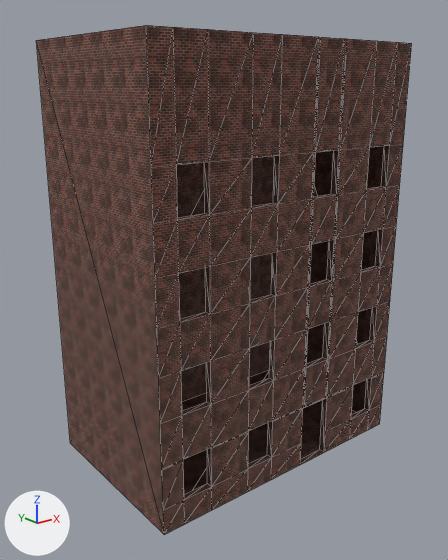
One commit to the OBJ model resources/blender/zombie_street/Street_BlockL4.obj: the scene before it, then after it.
Before and after are seen from a 50 mm lens placed at (-14.68, -14.5, 13.54), pointed at (-0.23, 3.56, 6.31). Arrows for +X, +Y and +Z are at lower left; the lights stay in place. The older version comes first. Mesh edges are drawn as thin lines. Where no turn or scale is listed for an object, it has been applied to the vertices.

Objects in the first picture: 'Street_BlockL4'.
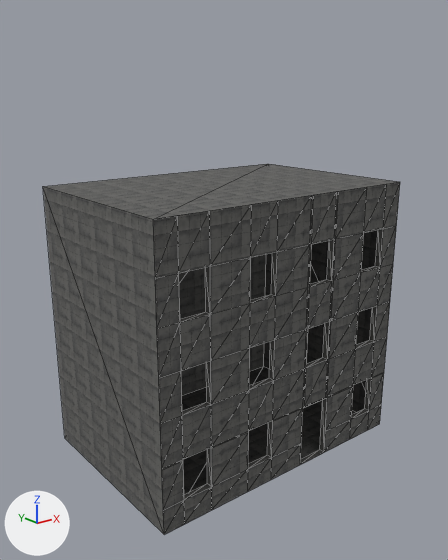
Location of each change, (x1, y1, x2, y2) in pixels of the pictures (448 x 560 px):
```json
{"object": "Street_BlockL4", "change": "reshaped", "before": [36, 25, 412, 534], "after": [43, 164, 400, 534], "on screen": "27% shorter"}
{"part": 1, "of": "me_street_blockl4", "change": "cut back", "before": [36, 25, 412, 534], "after": [43, 164, 400, 534]}
{"part": 2, "of": "me_street_blockl4", "change": "surface changed", "before": [182, 370, 355, 494], "after": [182, 370, 355, 494]}
{"part": 3, "of": "me_street_blockl4", "change": "recoloured", "before": [155, 226, 396, 534], "after": [155, 226, 396, 534]}
```

Scene script edits in JSON lines:
```json
{"op": "add", "block": "img_concretewall_png", "code": ["img_concretewall_png = load_image('ConcreteWall.png', 'ConcreteWall.png', 1024, 1024, 'sRGB')"]}
{"op": "add", "block": "mat_wallconcrete", "code": ["mat_wallconcrete = principled_material('WallConcrete')", "mat_wallconcrete.texture = img_concretewall_png", "mat_wallconcrete.roughness = 0.92"]}
{"block": "me_street_blockl4", "where": "# used by ob_street_blockl4; location = (0.0, 0.0, 0.0)"}
{"op": "remove", "block": "me_street_blockl4", "code": "me_street_blockl4.from_pydata(...)  # 210 vertices, 332 faces; spans x -5.6..5.6, y 0.0..7.0, z -0.5..15.0"}
{"op": "add", "block": "me_street_blockl4", "code": "me_street_blockl4.from_pydata(...)  # 170 vertices, 264 faces; spans x -5.6..5.6, y 0.0..7.5, z -0.5..10.0"}
{"block": "me_street_blockl4", "change": "me_street_blockl4 part 1"}
{"block": "me_street_blockl4", "change": "54 vertices are removed from x -5.6..5.6, y 0.0..7.0, z 9.9..15.0"}
{"block": "me_street_blockl4", "change": "98 faces are deleted"}
{"block": "me_street_blockl4", "change": "2 vertices move from x -5.6..5.6, y 7.0, z -0.5 to x -5.6..5.6, y 7.5, z -0.5"}
{"block": "me_street_blockl4", "change": "2 vertices are added at (-5.6, 7.5, 10.0), (5.6, 7.5, 10.0)"}
{"block": "me_street_blockl4", "change": "12 new vertices lie (0.0, 0.0, 1.7) away from vertices in x -5.6..5.6, y 0.0, z 8.3"}
{"block": "me_street_blockl4", "change": "30 new faces join them"}
{"block": "me_street_blockl4", "change": "me_street_blockl4 part 2: 2 kept faces spanning x -5.6..5.6, y 0.0..7.5, z -0.5 get new texture (UV) coordinates"}
{"block": "me_street_blockl4", "change": "me_street_blockl4 part 3: 234 faces spanning x -5.6..5.6, y 0.0..7.5, z -0.5..8.3 switch from mat_wallbrick (picture img_brickwall_png) to mat_wallconcrete (picture img_concretewall_png)"}
```
